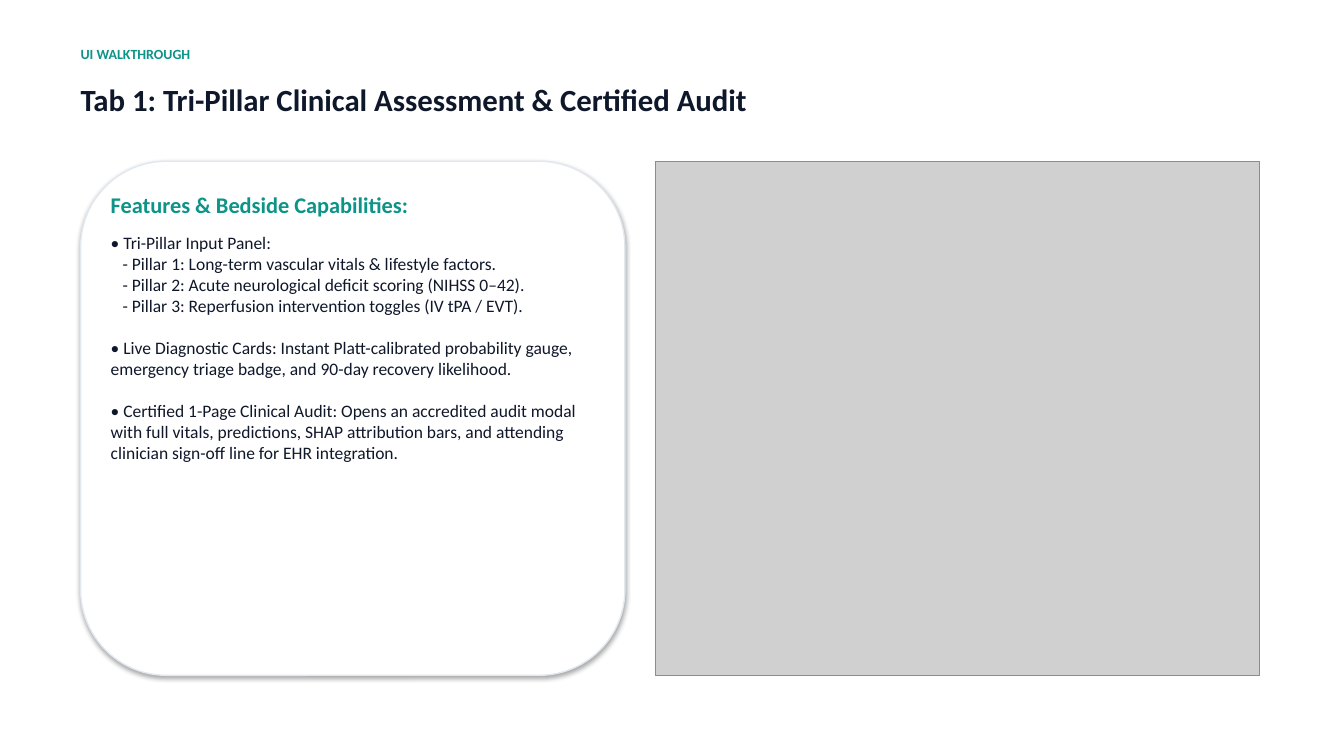
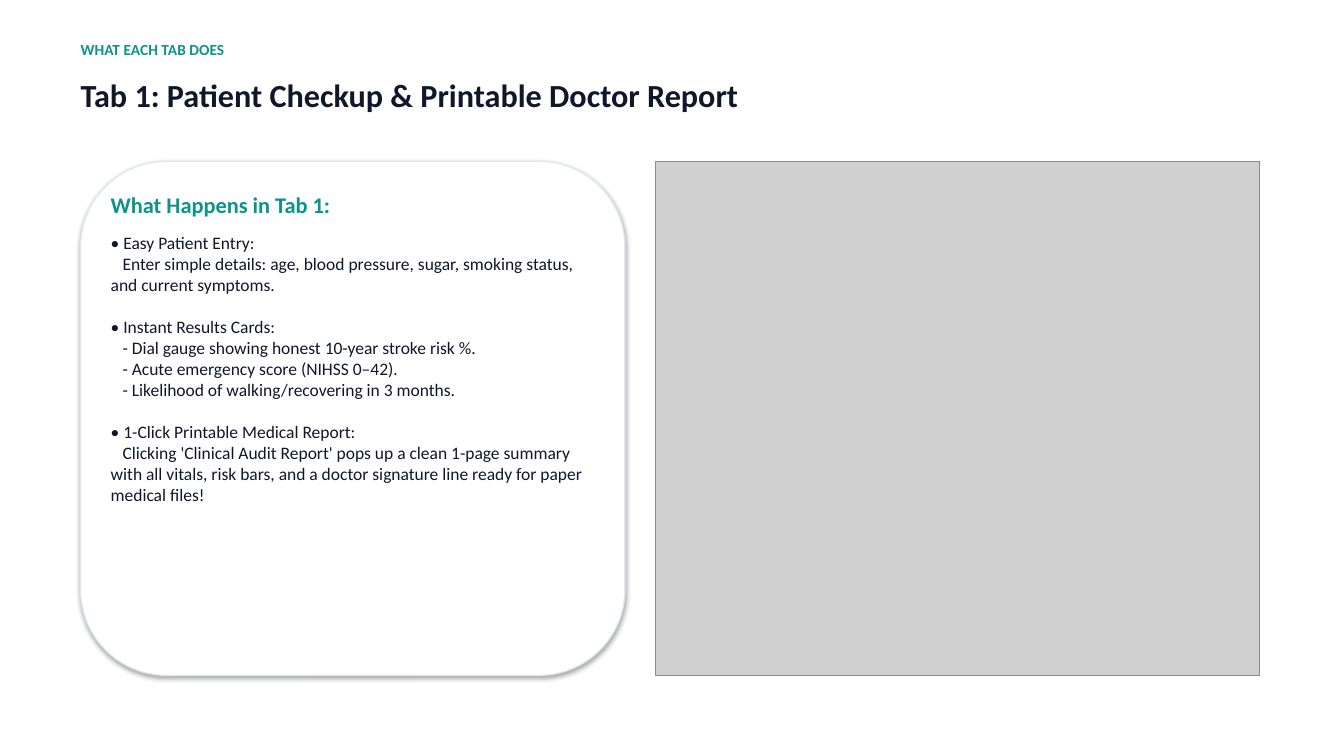
Before and after one commit to Tanishka-2004/stroke-xai-framework, a slide deck: slide 7 of NEUROPULSE_STROKE_XAI_PRESENTATION.pptx. Drawn at 1344x756 pixels with LibreOffice and Linux fonts; fonts in the diff are those of the drawing; grey boxes stand for pictures. Boxes give left, top, right and bottom in pixels: in the first picture for what was removed or moved away, otherwise in the second. Text is boxed around its words. In the diff, an @@ line names an element or a change of style, - is before the commit and + after.

Commit message:
Update PPT presentation to use simple layman terms throughout without academic jargon

```diff
--- a/NEUROPULSE_STROKE_XAI_PRESENTATION.pptx
+++ b/NEUROPULSE_STROKE_XAI_PRESENTATION.pptx
@@ text at [81, 45, 224, 55]: text changed; size 10 to 11 pt @@
-UI WALKTHROUGH
+WHAT EACH TAB DOES
@@ text at [81, 84, 738, 112]: text changed; size 22 to 23 pt @@
-Tab 1: Tri-Pillar Clinical Assessment & Certified Audit
+Tab 1: Patient Checkup & Printable Doctor Report
@@ text at [111, 197, 581, 501]: text changed @@
-Features & Bedside Capabilities:
-• Tri-Pillar Input Panel:
-- Pillar 1: Long-term vascular vitals & lifestyle factors.
-- Pillar 2: Acute neurological deficit scoring (NIHSS 0–42).
-- Pillar 3: Reperfusion intervention toggles (IV tPA / EVT).
-• Live Diagnostic Cards: Instant Platt-calibrated probability gauge, emergency triage badge, and 90-day recovery likelihood.
-• Certified 1-Page Clinical Audit: Opens an accredited audit modal with full vitals, predictions, SHAP attribution bars, and attending clinician sign-off line for EHR integration.
+What Happens in Tab 1:
+• Easy Patient Entry:
+Enter simple details: age, blood pressure, sugar, smoking status, and current symptoms.
+• Instant Results Cards:
+- Dial gauge showing honest 10-year stroke risk %.
+- Acute emergency score (NIHSS 0–42).
+- Likelihood of walking/recovering in 3 months.
+• 1-Click Printable Medical Report:
+Clicking 'Clinical Audit Report' pops up a clean 1-page summary with all vitals, risk bars, and a doctor signature line ready for paper medical files!
```
Also in this commit, not shown: 11 other slides changed, 3 slides added, 3 slides removed, 2 other files.
